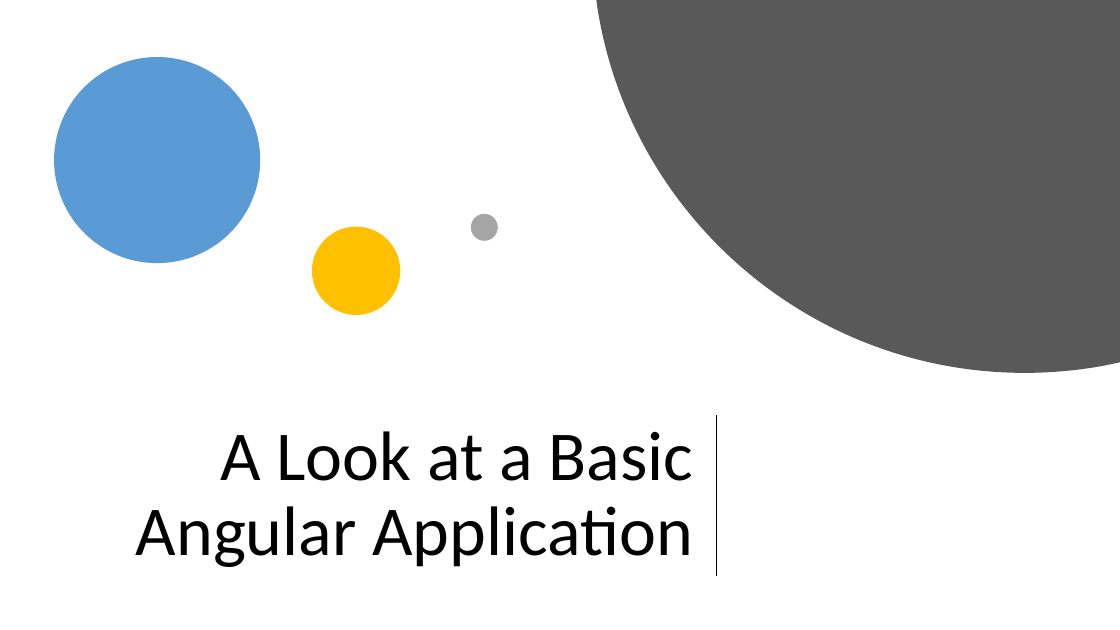
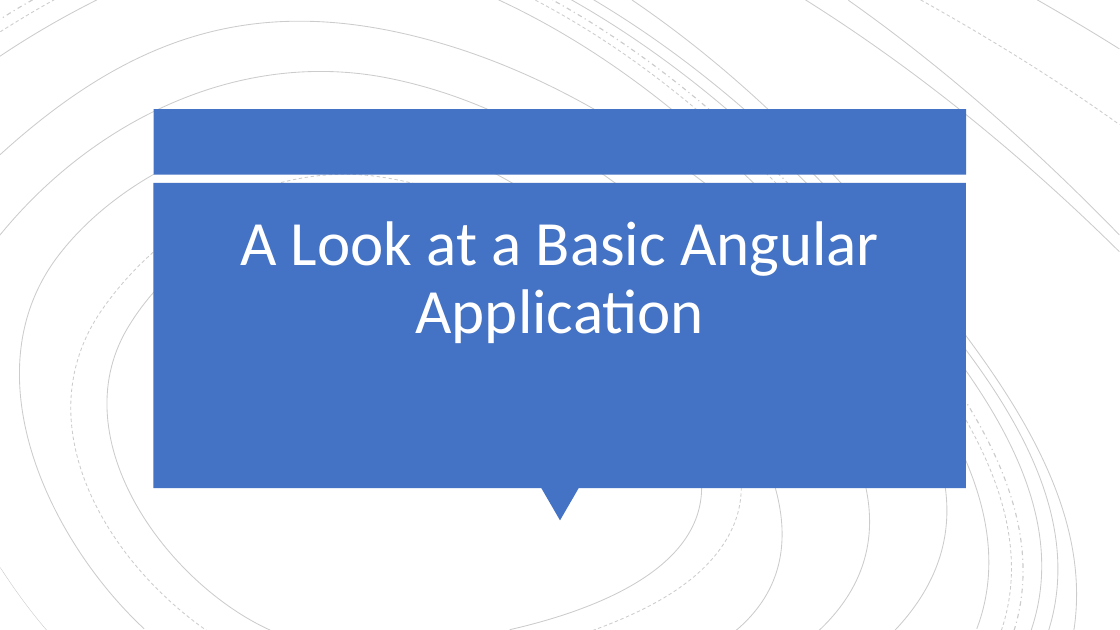
Before and after one commit to NickHodges/AngularToDo, a slide deck: slide 23 of slides/Angular101.pptx (slide 20 before the commit). Drawn at 1120x630 pixels with LibreOffice and Linux fonts; fonts in the diff are those of the drawing. Boxes give left, top, right and bottom in pixels: in the first picture for what was removed or moved away, otherwise in the second. Text is boxed around its words. In the diff, an @@ line names an element or a change of style, - is before the commit and + after.

```diff
--- a/slides/Angular101.pptx
+++ b/slides/Angular101.pptx
@@ freeform shape: place and size @@
-freeform shape at [597,0,1120,373]
+freeform shape at [594,0,1091,630]
@@ freeform shape at [594,0,1091,630]: fill #595959 to none; outline none to #000000 0.75 pt @@
@@ group added at [0,0,1120,630]: 18 freeform shapes @@
@@ ellipse removed at [54,57,260,263] @@
@@ rectangle added at [154,109,966,175], fill #4472C4 @@
@@ rectangle added at [154,183,966,488], fill #4472C4 @@
@@ title "A Look at a Basic ...": place and size @@
-title "A Look at a Basic ..." at [136,431,694,567]
+title "A Look at a Basic ..." at [240,221,879,343]
@@ title "A Look at a Basic ..." at [240,221,879,343]: size 60 to 54 pt, text colour #000000 to #FFFFFF; alignment right to centre; vertical alignment middle to bottom @@
@@ ellipse removed at [312,227,400,315] @@
@@ ellipse removed at [471,214,498,241] @@
@@ line removed from (717, 416) to (717, 576) @@
@@ triangle added at [541,488,579,520], fill #4472C4 @@
```
Also in this commit, not shown: 7 other slides changed, 3 slides added.
